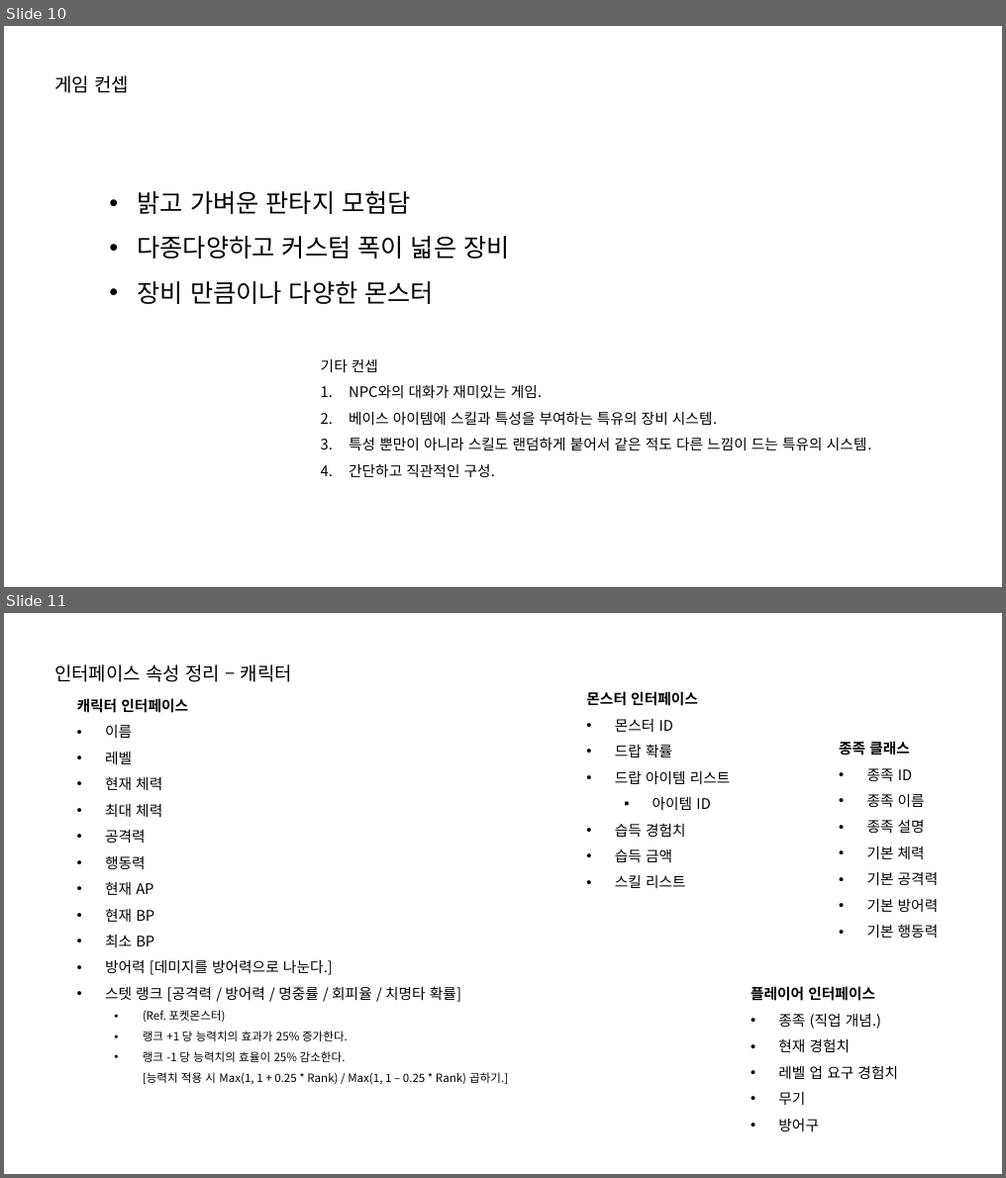
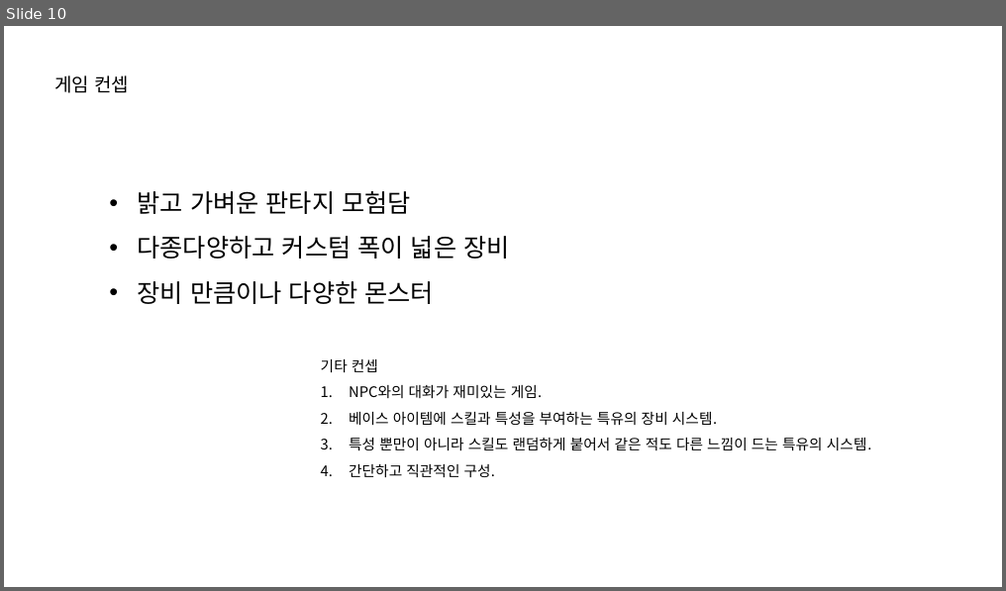
Before and after one commit to lsu0503/TextRPG_TeamProject2nd, a slide deck: Documents/TextRPG_와이어프레임.pptx. Shown one above the other, each under a label of ours: slides 10 and 11 before the commit, slide 10 after it. The pictures are 1006x1178 and 1006x591 pixels, drawn with LibreOffice and Linux fonts; fonts in the diff are those of the drawing. Boxes give left, top, right and bottom in pixels: in the first picture for what was removed or moved away, otherwise in the second. Text is boxed around its words. In the diff, an @@ line names an element or a change of style, - is before the commit and + after.

```diff
--- a/Documents/TextRPG_와이어프레임.pptx
+++ b/Documents/TextRPG_와이어프레임.pptx
@@ slide 11 removed at box(4, 613, 1002, 1174), background #FFFFFF @@
@@ text removed at box(54, 664, 292, 682) @@
-인터페이스 속성 정리 – 캐릭터
@@ text removed at box(77, 698, 508, 1084) @@
-캐릭터 인터페이스
-• 이름
-• 레벨
-• 현재 체력
-• 최대 체력
-• 공격력
-• 행동력
-• 현재 AP
-• 현재 BP
-• 최소 BP
-• 방어력 [데미지를 방어력으로 나눈다.]
-• 스텟 랭크 [공격력 / 방어력 / 명중률 / 회피율 / 치명타 확률]
-  • (Ref. 포켓몬스터)
-  • 랭크 +1 당 능력치의 효과가 25% 증가한다.
-  • 랭크 -1 당 능력치의 효율이 25% 감소한다.
-    [능력치 적용 시 Max(1, 1 + 0.25 * Rank) / Max(1, 1 – 0.25 * Rank) 곱하기.]
@@ text removed at box(586, 691, 731, 888) @@
-몬스터 인터페이스
-• 몬스터 ID
-• 드랍 확률
-• 드랍 아이템 리스트
-  ▪ 아이템 ID
-• 습득 경험치
-• 습득 금액
-• 스킬 리스트
@@ text removed at box(839, 741, 939, 938) @@
-종족 클래스
-• 종족 ID
-• 종족 이름
-• 종족 설명
-• 기본 체력
-• 기본 공격력
-• 기본 방어력
-• 기본 행동력
@@ text removed at box(750, 986, 898, 1132) @@
-플레이어 인터페이스
-• 종족 (직업 개념.)
-• 현재 경험치
-• 레벨 업 요구 경험치
-• 무기
-• 방어구
```
Also in this commit, not shown: 5 slides changed, 4 other slides removed.
